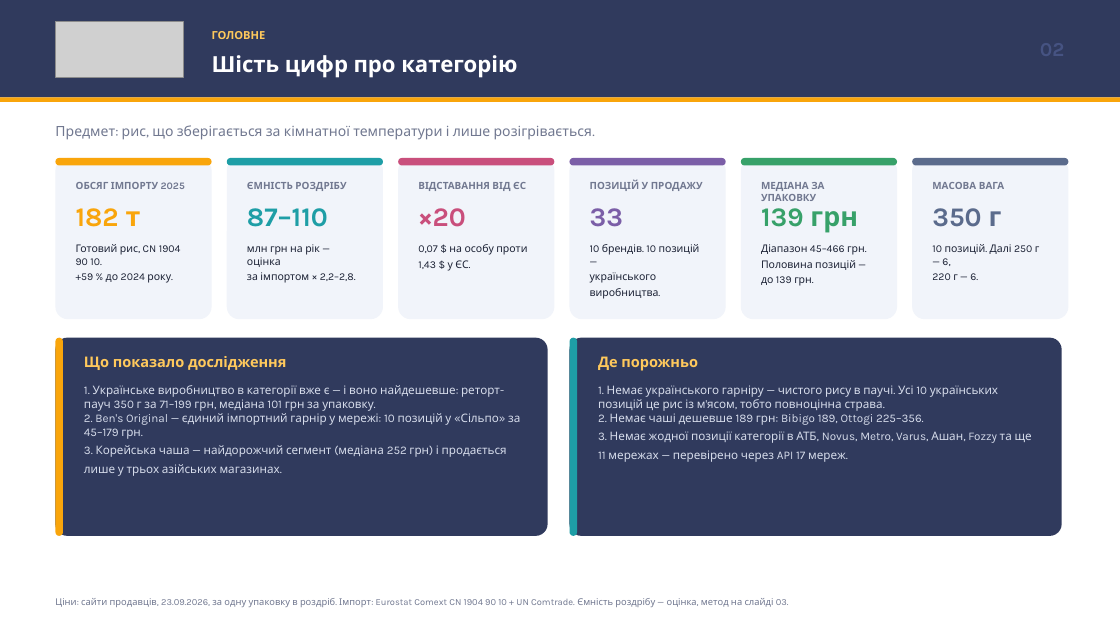
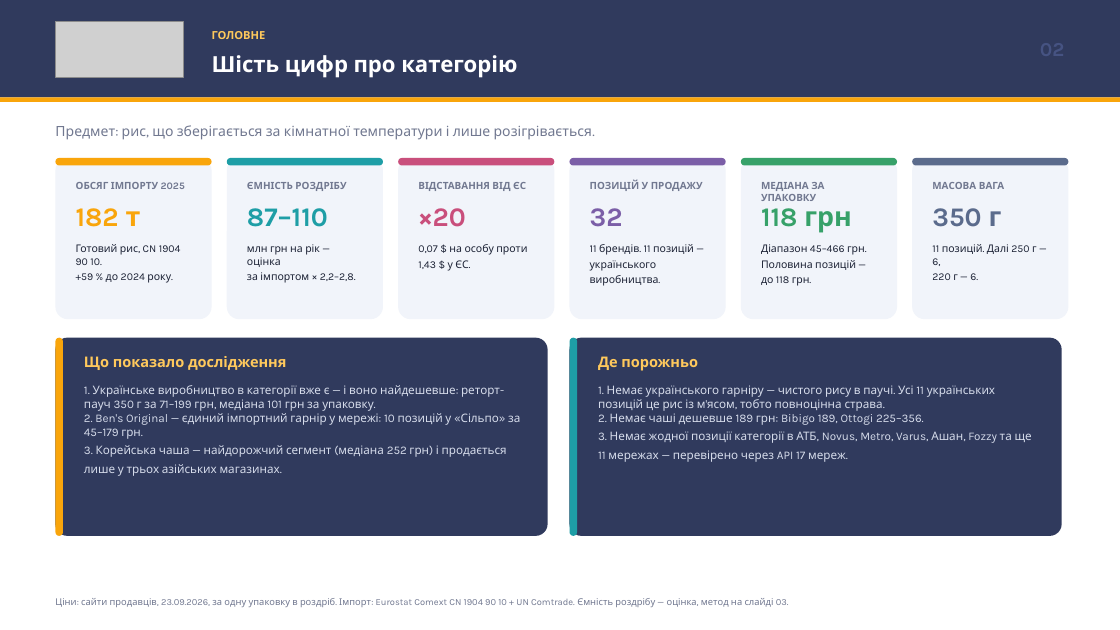
Before and after one commit to IllyaChaplygin/Chaplygin-Illya, a slide deck: slide 2 of market-research/Gotovyi_Rys_Rozbir_Brendiv.pptx. Drawn at 1120x630 pixels with LibreOffice and Linux fonts; fonts in the diff are those of the drawing; grey boxes stand for pictures. Boxes give left, top, right and bottom in pixels: in the first picture for what was removed or moved away, otherwise in the second. Text is boxed around its words. In the diff, an @@ line names an element or a change of style, - is before the commit and + after.

```diff
--- a/market-research/Gotovyi_Rys_Rozbir_Brendiv.pptx
+++ b/market-research/Gotovyi_Rys_Rozbir_Brendiv.pptx
@@ text at box(590, 208, 623, 227): text changed @@
-33
+32
@@ text at box(761, 208, 852, 233): text changed @@
-139 грн
+118 грн
@@ text at box(590, 244, 694, 286): text changed @@
-10 брендів. 10 позицій —
-українського виробництва.
+11 брендів. 11 позицій —
+українського виробництва.
@@ text at box(761, 244, 865, 286): text changed @@
-Діапазон 45–466 грн.
-Половина позицій — до 139 грн.
+Діапазон 45–466 грн.
+Половина позицій — до 118 грн.
@@ text at box(932, 244, 1037, 280): text changed @@
-10 позицій. Далі 250 г — 6,
-220 г — 6.
+11 позицій. Далі 250 г — 6,
+220 г — 6.
@@ text at box(598, 385, 1032, 443): text changed @@
-1. Немає українського гарніру — чистого рису в паучі. Усі 10 українських позицій це рис із м'ясом, тобто повноцінна страва.
-2. Немає чаші дешевше 189 грн: Bibigo 189, Ottogi 225–356.
-3. Немає жодної позиції категорії в АТБ, Novus, Metro, Varus, Ашан, Fozzy та ще 11 мережах — перевірено через API 17 мереж.
+1. Немає українського гарніру — чистого рису в паучі. Усі 11 українських позицій це рис із м'ясом, тобто повноцінна страва.
+2. Немає чаші дешевше 189 грн: Bibigo 189, Ottogi 225–356.
+3. Немає жодної позиції категорії в АТБ, Novus, Metro, Varus, Ашан, Fozzy та ще 11 мережах — перевірено через API 17 мереж.
```
Also in this commit, not shown: 11 other slides changed, 15 other files.
